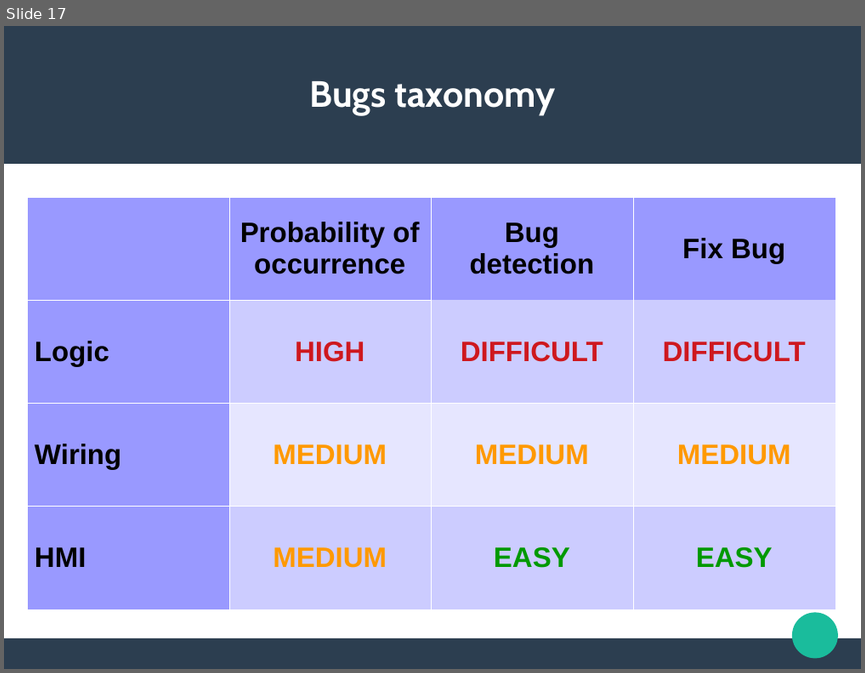
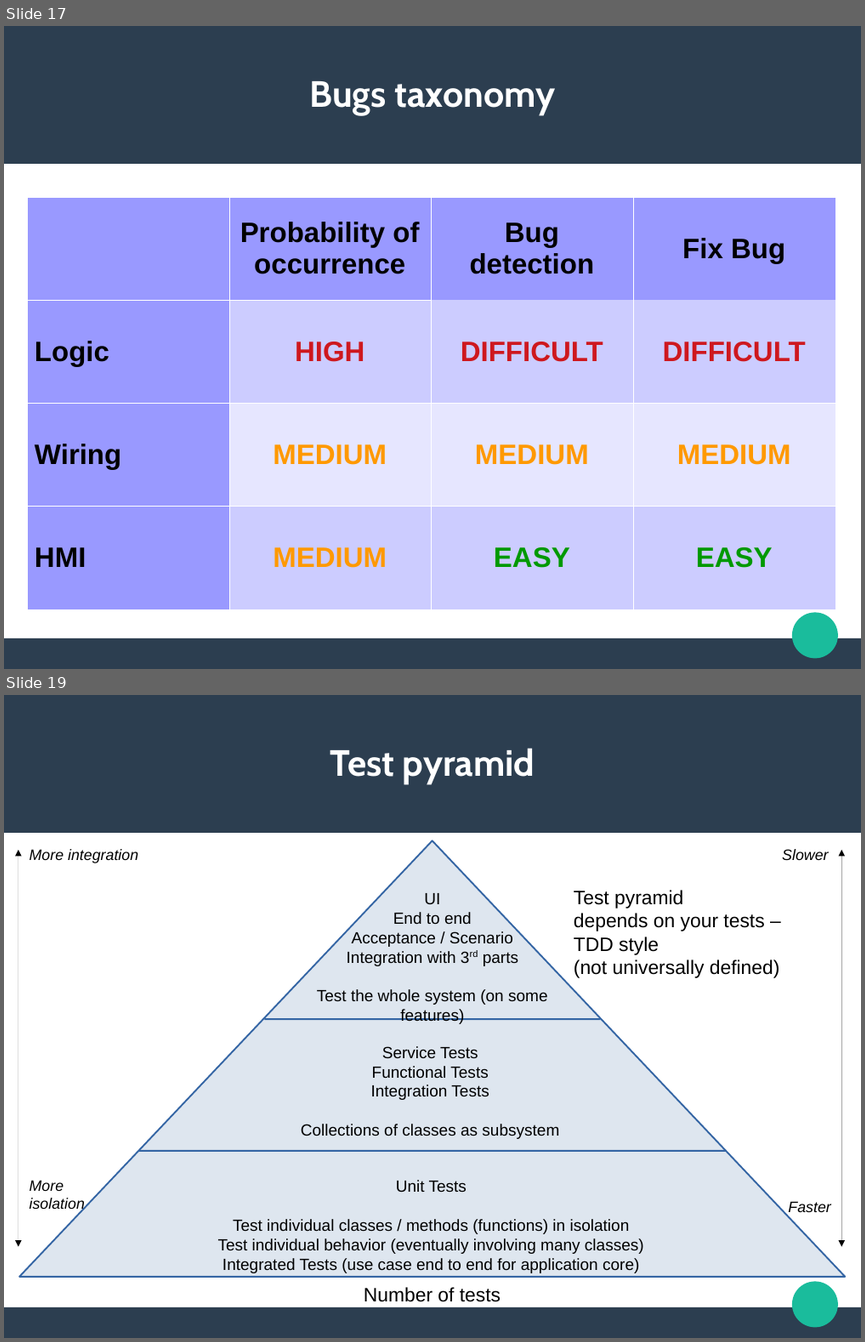
Before and after one commit to jldelarbre/lectureNotes, a slide deck: Slides/lesson3/TestableCode.odp. Shown one above the other, each under a label of ours: slide 17 before the commit, slides 17 and 19 after it; the slides between them are not shown. The pictures are 865x673 and 865x1342 pixels, drawn with LibreOffice and Linux fonts; fonts in the diff are those of the drawing. Boxes give left, top, right and bottom in pixels: in the first picture for what was removed or moved away, otherwise in the second. Text is boxed around its words. In the diff, an @@ line names an element or a change of style, - is before the commit and + after.

```diff
--- a/Slides/lesson3/TestableCode.odp
+++ b/Slides/lesson3/TestableCode.odp
@@ slide 19 added at box(4, 695, 861, 1338), background #FFFFFF; not listed: 3 template elements that a slide beside it also shows @@
@@ title added at box(330, 748, 534, 784), 33.9 pt, text #FFFFFF, bold @@
+Test pyramid
@@ triangle added at box(19, 840, 846, 1276), fill #DEE6EF, outline #3465A4 1.5 pt @@
@@ double arrow added from (18, 850) to (18, 1247), #000000 0 pt @@
@@ text added at box(30, 849, 138, 863), 14 pt, text #000000, italic @@
+More integration
@@ text added at box(782, 849, 828, 860), 14 pt, text #000000, italic @@
+Slower
@@ double arrow added from (842, 850) to (842, 1247), #000000 0 pt @@
@@ text added at box(317, 893, 548, 1024), 15 pt, text #000000 @@
+UI
+End to end
+Acceptance / Scenario
+Integration with 3rd parts
+Test the whole system (on some features)
@@ text added at box(574, 890, 780, 978), 18 pt, text #000000 @@
+Test pyramid
+depends on your tests – TDD style
+(not universally defined)
@@ line added from (264, 1019) to (601, 1019), #3465A4 1.5 pt @@
@@ text added at box(301, 1046, 559, 1139), 15 pt, text #000000 @@
+Service Tests
+Functional Tests
+Integration Tests
+Collections of classes as subsystem
@@ line added from (138, 1151) to (726, 1151), #3465A4 1.5 pt @@
@@ text added at box(30, 1179, 85, 1213), 14 pt, text #000000, italic @@
+More isolation
@@ text added at box(218, 1179, 644, 1273), 15 pt, text #000000 @@
+Unit Tests
+Test individual classes / methods (functions) in isolation
+Test individual behavior (eventually involving many classes)
+Integrated Tests (use case end to end for application core)
@@ text added at box(788, 1201, 830, 1212), 14 pt, text #000000, italic @@
+Faster
@@ text added at box(364, 1287, 500, 1302), 18 pt, text #000000 @@
+Number of tests
```
Also in this commit, not shown: 2 slides changed, 2 other slides added, 23 other files.
